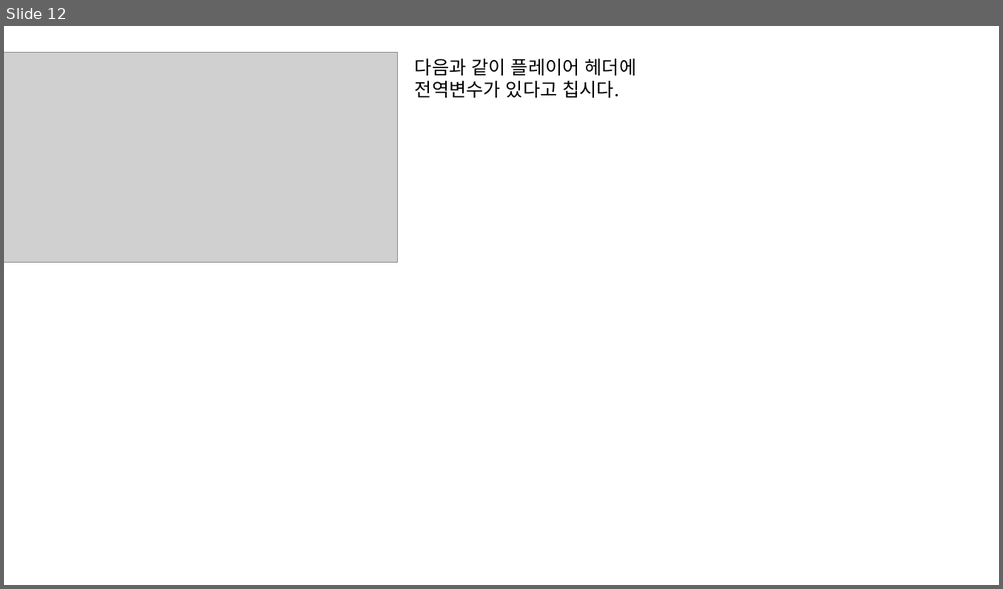
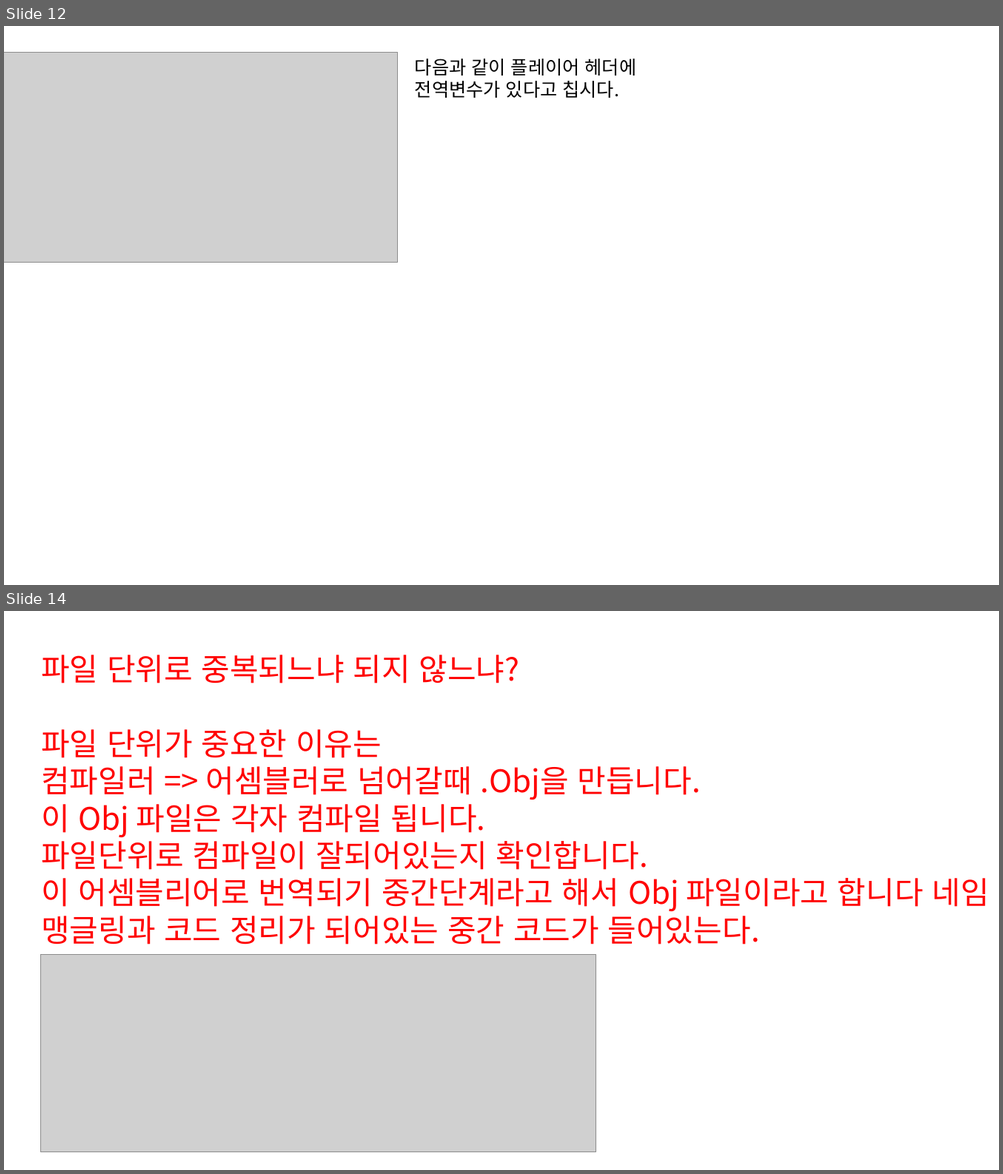
Before and after one commit to JaeSuGang/AssortRockAssignment, a slide deck: DOC/240927_파일나누기.pptx. Shown one above the other, each under a label of ours: slide 12 before the commit, slides 12 and 14 after it; the slides between them are not shown. The pictures are 1003x589 and 1003x1174 pixels, drawn with LibreOffice and Linux fonts; fonts in the diff are those of the drawing; grey boxes stand for pictures. Boxes give left, top, right and bottom in pixels: in the first picture for what was removed or moved away, otherwise in the second. Text is boxed around its words. In the diff, an @@ line names an element or a change of style, - is before the commit and + after.

```diff
--- a/DOC/240927_파일나누기.pptx
+++ b/DOC/240927_파일나누기.pptx
@@ slide 14 added at (4, 611, 999, 1170), background #FFFFFF @@
@@ text added at (41, 655, 989, 945), 30 pt, text #FF0000 @@
+파일 단위로 중복되느냐 되지 않느냐?
+파일 단위가 중요한 이유는
+컴파일러 => 어셈블러로 넘어갈때 .Obj을 만듭니다.
+이 Obj 파일은 각자 컴파일 됩니다.
+파일단위로 컴파일이 잘되어있는지 확인합니다.
+이 어셈블리어로 번역되기 중간단계라고 해서 Obj 파일이라고 합니다 네임 맹글링과 코드 정리가 되어있는 중간 코드가 들어있는다.
@@ picture added at (40, 955, 596, 1153) @@
```
Also in this commit, not shown: 3 other slides added, 3 slides removed, 20 other files.
